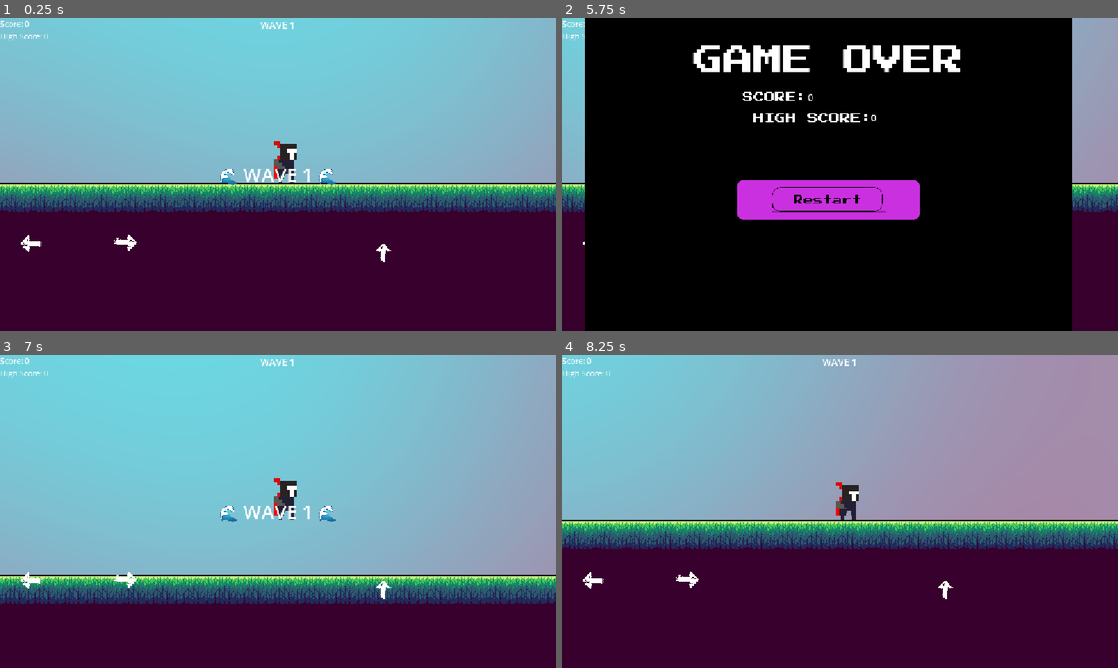
Above: before the commit, frames 1-4 (two rows, left to right).
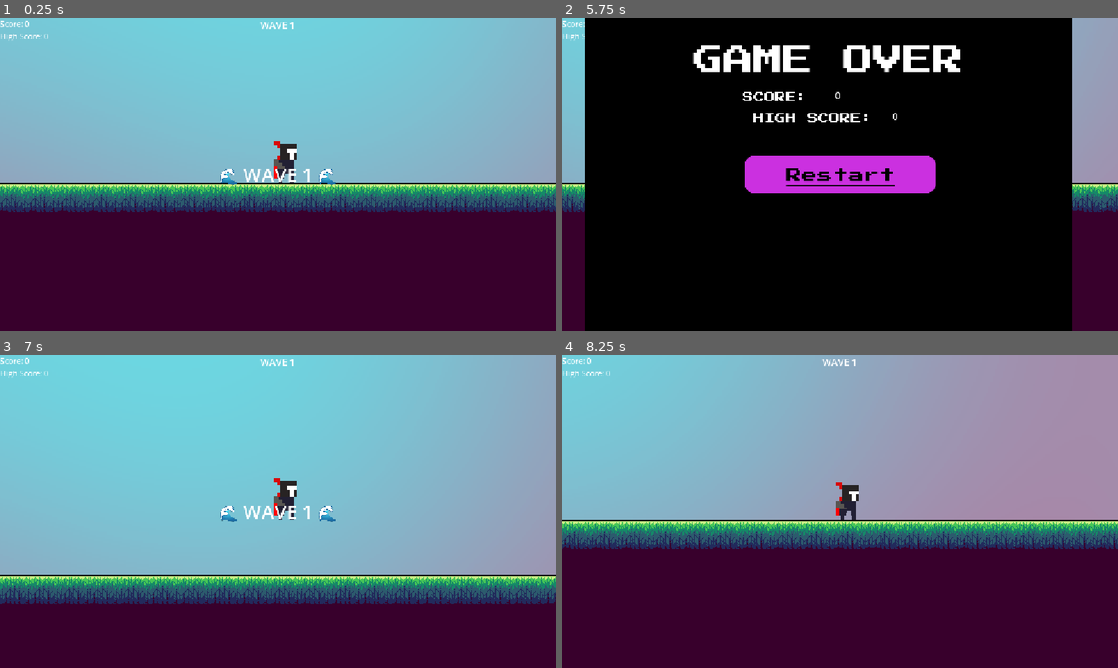
Above: after the commit, the same moments.

Repository: VoidForgeHQ/Jump-Prototype
Game: Godot game, scene res://main.tscn
Same seed, same stepped clock (60 frames per second), same inputs: the game is played once before the commit and once after it.
Inputs (mouse positions are in pixels of both pictures, inside the frame that each line leads up to; where the layout moved, square brackets give the same spot in the first picture):
- Up to frame 1 (0.25 s): no input
- Up to frame 2 (5.75 s): tap Enter (ui_accept) at 0.5, 0.77, 1.52, 3.02, 3.77, 4.52 s; hold Right (ui_right) 0.53-2.03 s; hold Left (ui_left) 2.03-4.28 s; hold Right (ui_right) from 4.28 s (still down)
- Up to frame 3 (7 s): release Right (ui_right) at 5.75 s; click (239, 502) [266, 536] at 5.75 s; tap Enter (ui_accept) at 6.5, 6.77 s; hold Right (ui_right) from 6.53 s (still down)
- Up to frame 4 (8.25 s): keep holding Right (ui_right); tap Enter (ui_accept) at 7.52 s

The runs differ from the first frame. In frame 1, 0.2% of the frame differs, in the area x 3-71%, y 69-78%; in frame 2, 5.4%, in the area x 3-68%, y 23-73%; in frame 3, 0.2%; in frame 4, 0.2%.

Commit message:
Slight Update

Diff:
--- a/main.gd
+++ b/main.gd
@@ -10,6 +10,10 @@
 	GameManager.score = 0
 	GameManager.setup_ui()
 	GameManager.game_over = false
+	if OS.get_name() == "Android":
+		$MobileControls.visible = true
+	else:
+		$MobileControls.visible = false
 
 
 func _on_restart_button_pressed() -> void:
--- a/main.tscn
+++ b/main.tscn
@@ -17,8 +17,8 @@
 [ext_resource type="Texture2D" uid="uid://d3op212o0jntj" path="res://assets/player/jump/player_jumpa1.png" id="8_82xsv"]
 [ext_resource type="Texture2D" uid="uid://6mjyt6jbry14" path="res://assets/player/jump/player_jumpa2.png" id="9_getpj"]
 [ext_resource type="Texture2D" uid="uid://cd2qfh55wx6w5" path="res://assets/UI/ControlButton1.png" id="10_getpj"]
-[ext_resource type="Texture2D" uid="uid://bfmld4o7kimfp" path="res://assets/UI/DeathUI.png" id="12_ryguw"]
-[ext_resource type="Texture2D" uid="uid://dedbflso5dkl5" path="res://assets/UI/onlyButton.png" id="13_d13ii"]
+[ext_resource type="Texture2D" uid="uid://b4mbp0wxdacuv" path="res://assets/UI/DeathUI1.png" id="12_d13ii"]
+[ext_resource type="Texture2D" uid="uid://bji6ly7jd53io" path="res://assets/UI/Group 1.png" id="13_1u8w0"]
 [ext_resource type="Texture2D" uid="uid://b5dobpo24qoxp" path="res://assets/ground/1 Tiles/Tile_30.png" id="17_yaehf"]
 [ext_resource type="AudioStream" uid="uid://u7n2vwu6aifj" path="res://assets/sound/Collecting sound.mp3" id="19_getpj"]
 [ext_resource type="AudioStream" uid="uid://dmmsyx7bb2wug" path="res://assets/sound/Game over.mp3" id="20_ryguw"]
@@ -229,30 +229,38 @@
 grow_horizontal = 0
 grow_vertical = 2
 scale = Vector2(0.7, 0.7)
-texture = ExtResource("12_ryguw")
+texture = ExtResource("12_d13ii")
 
 [node name="DeathScore" type="Label" parent="CanvasLayer2" unique_id=1912595391]
-offset_left = 509.0
-offset_top = 149.00003
-offset_right = 620.4286
-offset_bottom = 191.85718
+offset_left = 565.0
+offset_top = 145.00002
+offset_right = 683.8573
+offset_bottom = 190.71436
 scale = Vector2(0.7, 0.7)
 theme_override_font_sizes/font_size = 30
 
 [node name="DeathHighScore" type="Label" parent="CanvasLayer2" unique_id=500102136]
-offset_left = 640.0
-offset_top = 191.0
-offset_right = 734.2857
-offset_bottom = 233.0
+offset_left = 684.00006
+offset_top = 188.00002
+offset_right = 800.73474
+offset_bottom = 240.00002
 scale = Vector2(0.7, 0.7)
 theme_override_font_sizes/font_size = 30
 
 [node name="RestartButton1" type="TextureButton" parent="CanvasLayer2" unique_id=1668077940]
-offset_left = 435.0
-offset_top = 350.0
-offset_right = 666.0
-offset_bottom = 402.0
-texture_normal = ExtResource("13_d13ii")
+anchors_preset = 8
+anchor_left = 0.5
+anchor_top = 0.5
+anchor_right = 0.5
+anchor_bottom = 0.5
+offset_left = -198.5
+offset_top = -40.0
+offset_right = 198.5
+offset_bottom = 40.0
+grow_horizontal = 2
+grow_vertical = 2
+texture_normal = ExtResource("13_1u8w0")
+stretch_mode = 3
 
 [node name="RestartButton" type="Button" parent="CanvasLayer2" unique_id=1674231132]
 process_mode = 3
@@ -261,10 +269,10 @@
 anchor_top = 0.5
 anchor_right = 0.5
 anchor_bottom = 0.5
-offset_left = -213.0
-offset_top = 12.0
-offset_right = 333.0
-offset_bottom = 130.57144
+offset_left = -273.0
+offset_top = -59.28572
+offset_right = 273.0
+offset_bottom = 59.28572
 grow_horizontal = 2
 grow_vertical = 2
 scale = Vector2(0.7, 0.7)
Binary file added: assets/UI/DeathUI1.png
Not shown, added: assets/UI/DeathUI1.png.import
Binary file added: assets/UI/Group 1.png
Not shown, added: assets/UI/Group 1.png.import
Not shown, changed: export_presets.cfg
